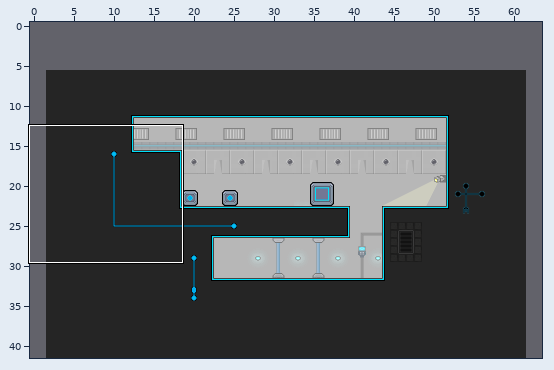
An edit to a level. Tiled map, map-src/NoobParadise_3.tmx. Above, an overview of the earlier version with the close-up marked.
Close-up. The starting point:
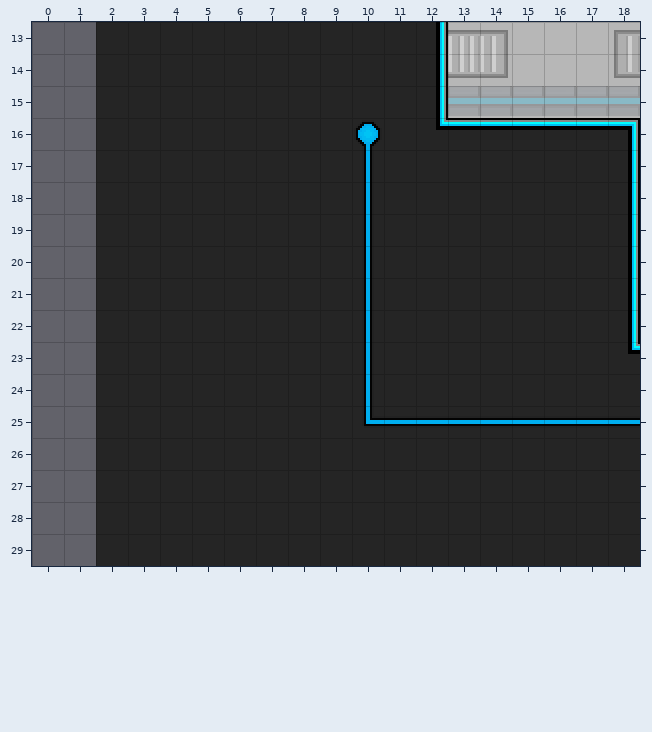
Cells are 16x16 px. Shown: x 0..18, y 13..29. The commit also changed other parts of the map, which this record leaves out. The old version is drawn lined up with the new one.
Now the later version:
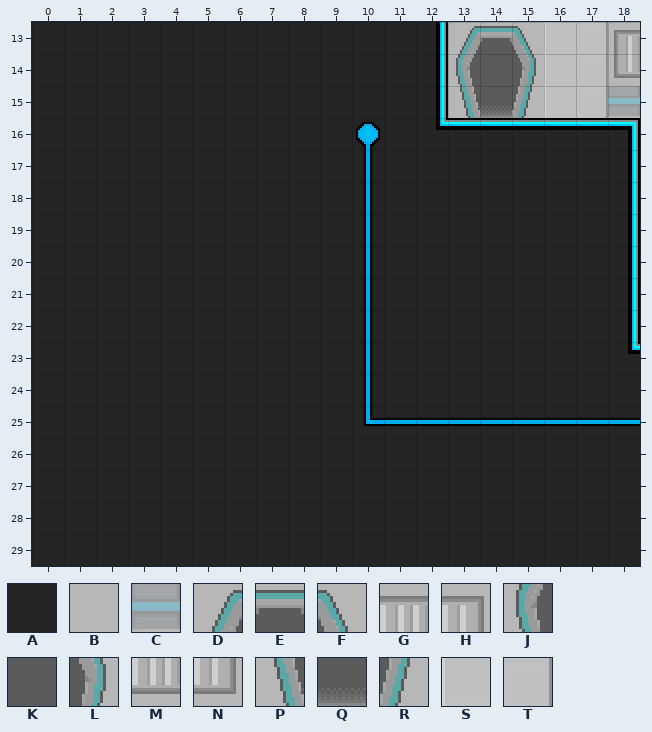
Key: from "main": A 3, B 232, C 235, D 320, E 321, F 322, G 333, H 334, J 345, K 346, L 347, M 358, N 359, P 370, Q 371, R 372, S 403, T 405.
_ is an empty cell.
Tiles replaced or removed in this view: B, C, G, H, M, N.
The exact change:
Changed rows in their new state; . is an unchanged cell.
map size 60x36 -> 64x42 cells (old content now starts at 2,6; both pictures use the new coordinates)
Layer "Tile Layer 1":
first column x 0:
13 AA...........DEFST
14 AA...........JKLST
15 AA...........PQRST
16 AA................
17 AA................
18 AA................
19 AA................
20 AA................
21 AA................
22 AA................
23 AA................
24 AA................
25 AA................
26 AA................
27 AA................
28 AA................
29 AA................
Boxes around the changes in both close-ups, in picture pixels (x1, y1, x2, y2):
added: (32, 22, 96, 566)
changed: (448, 22, 608, 118)
